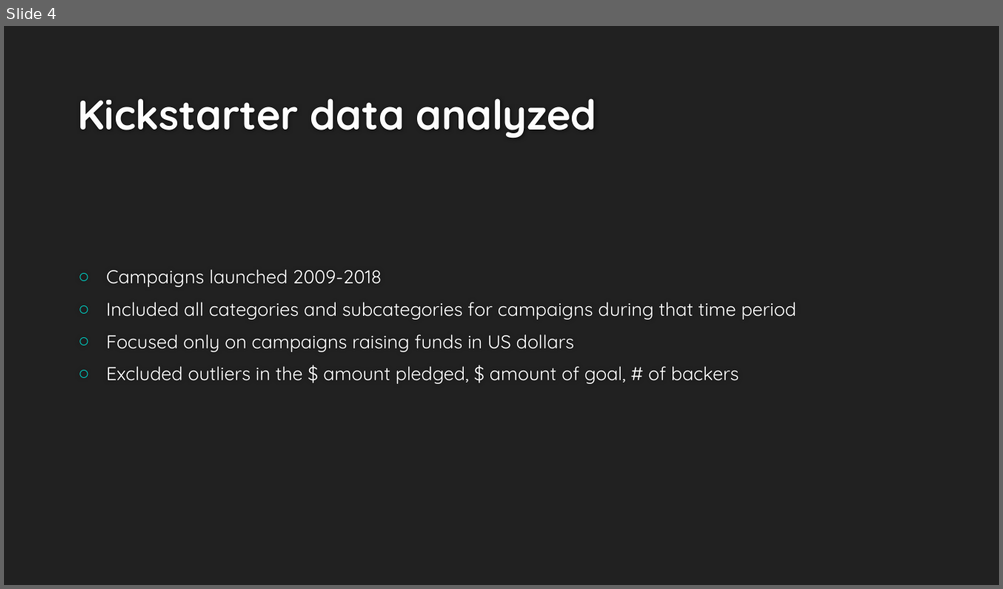
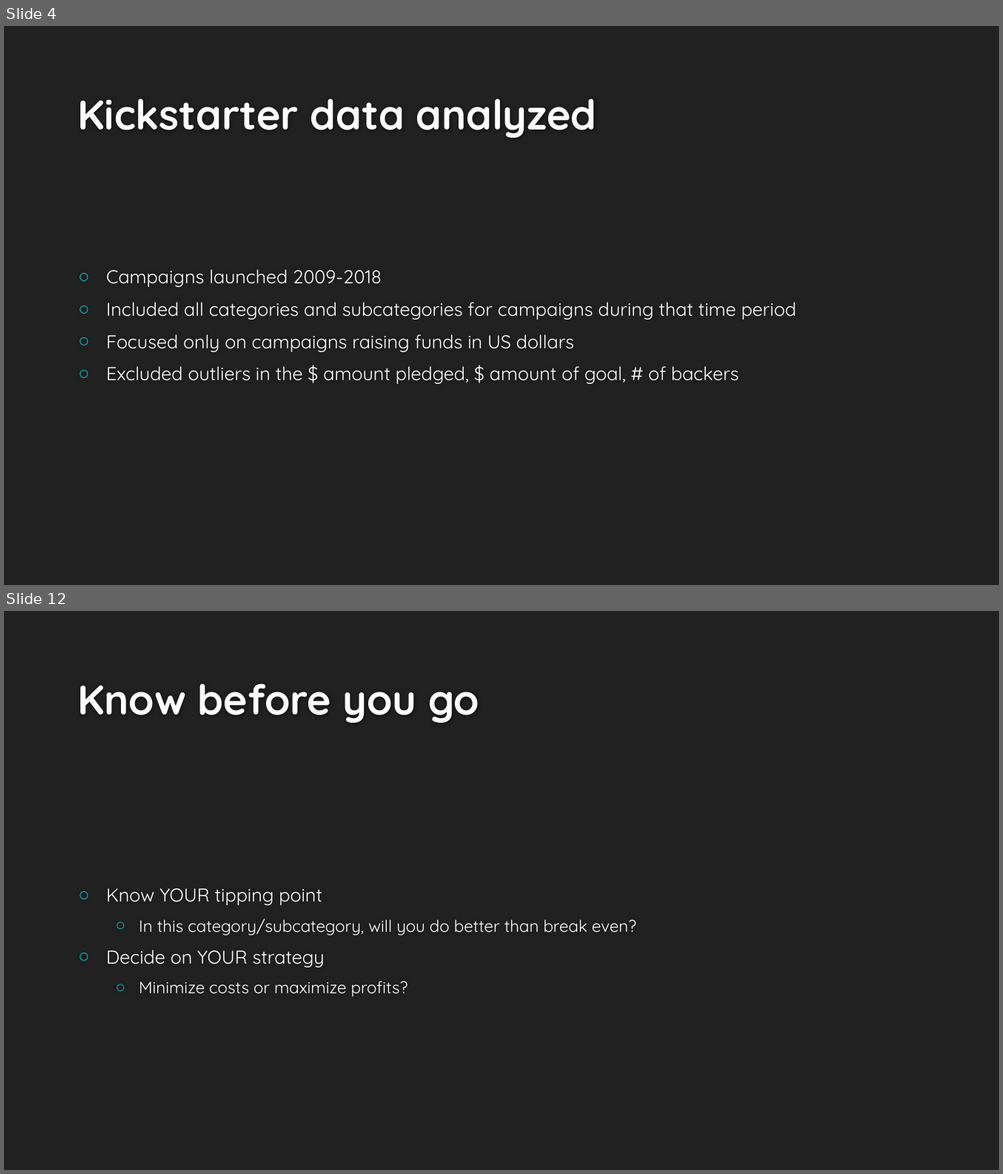
Before and after one commit to jychan-umd/Kickstarter-Data-Analysis, a slide deck: Kickstart your way to success.pptx. Shown one above the other, each under a label of ours: slide 4 before the commit, slides 4 and 12 after it; the slides between them are not shown. The pictures are 1003x589 and 1003x1174 pixels, drawn with LibreOffice and Linux fonts; fonts in the diff are those of the drawing; background and template pictures are left out. Boxes give left, top, right and bottom in pixels: in the first picture for what was removed or moved away, otherwise in the second. Text is boxed around its words. In the diff, an @@ line names an element or a change of style, - is before the commit and + after.

```diff
--- a/Kickstart your way to success.pptx
+++ b/Kickstart your way to success.pptx
@@ slide 12 added at box(4, 611, 999, 1170), background #212121 @@
@@ title added at box(77, 684, 479, 723), 40 pt, text #FEFEFE, bold @@
+Know before you go
@@ text added at box(106, 889, 636, 997), 16 pt, text #FFFFFF @@
+○ Know YOUR tipping point
+  ○ In this category/subcategory, will you do better than break even?
+○ Decide on YOUR strategy
+  ○ Minimize costs or maximize profits?
```
Also in this commit, not shown: 8 other slides added, 2 other files.
